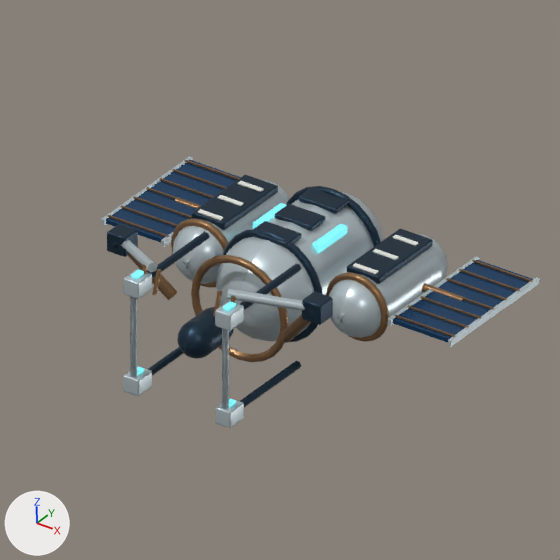
One commit to the Blender file space-battleship/art_sources/orbital/equipment.blend: the scene before it, then after it.
Camera for both pictures: the file's camera 'StudioCamera'. Every picture has the same lights, and +X, +Y and +Z are marked at lower left. The older version comes first.

In view in the first picture: 'AnimatedHardware', 'StaticHull'.
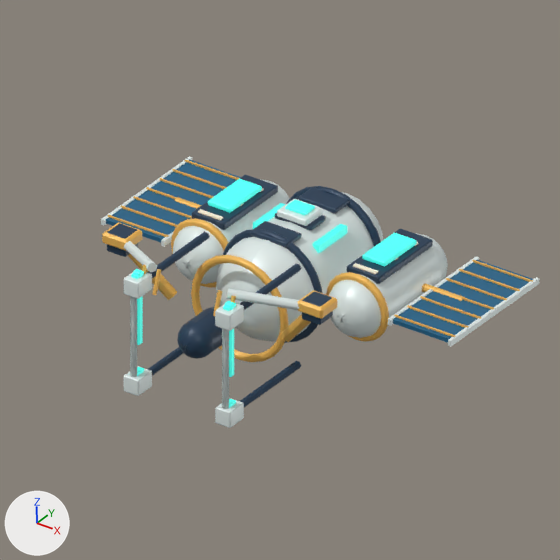
Where the change shows, as pixel boxes (x1, y1, x2, y2) in the pictures (560 x 560 px):
'StaticHull', recoloured, surface changed, reshaped (lighter): (101, 156, 539, 428) in both
'AnimatedHardware', recoloured, surface changed, reshaped: before (107, 224, 333, 342); after (102, 222, 337, 342)
part 1 of me_mesh_0_001, added: after (133, 269, 143, 345)
part 2 of me_mesh_0_001, added (cyan): after (208, 178, 262, 213)
part 3 of me_mesh_0_001, added: after (225, 301, 234, 377)
part 4 of me_mesh_0_001, added (cyan): after (363, 232, 416, 267)
part 5 of me_mesh_0_001, added: after (277, 199, 323, 226)
part 6 of me_mesh_0_001, added: after (285, 200, 315, 215)
part 7 of me_mesh_43_001, added (orange): after (102, 222, 142, 251)
part 8 of me_mesh_43_001, added (orange): after (298, 290, 337, 319)

Patch to the scene script:
```diff
--- a/space-battleship/art_sources/orbital/equipment.blend.py
+++ b/space-battleship/art_sources/orbital/equipment.blend.py
@@ mat_01_ceramic_titanium @@
 mat_01_ceramic_titanium = principled_material('01 Ceramic titanium')
-mat_01_ceramic_titanium.base_color = (0.533, 0.617, 0.651)  # light grey #c1ced3
-mat_01_ceramic_titanium.metallic = 0.48
-mat_01_ceramic_titanium.roughness = 0.32
+mat_01_ceramic_titanium.base_color = (0.791, 0.88, 0.863)  # white #e6f1ef
+mat_01_ceramic_titanium.metallic = 0.12
+mat_01_ceramic_titanium.roughness = 0.42
@@ mat_02_structural_graphite @@
 mat_02_structural_graphite.base_color = (0.0168, 0.0409, 0.0704)  # dark blue #23394b
-mat_02_structural_graphite.metallic = 0.72
+mat_02_structural_graphite.metallic = 0.12
 mat_02_structural_graphite.roughness = 0.39
@@ mat_03_copper_thermal_hardware @@
 mat_03_copper_thermal_hardware = principled_material('03 Copper thermal hardware')
-mat_03_copper_thermal_hardware.base_color = (0.319, 0.178, 0.0844)  # brown #997552
-mat_03_copper_thermal_hardware.metallic = 0.75
+mat_03_copper_thermal_hardware.base_color = (0.905, 0.497, 0.0976)  # orange #f4bb58
+mat_03_copper_thermal_hardware.metallic = 0.12
 mat_03_copper_thermal_hardware.roughness = 0.3
@@ mat_04_photovoltaic_glass @@
 mat_04_photovoltaic_glass = principled_material('04 Photovoltaic glass')
-mat_04_photovoltaic_glass.base_color = (0.00857, 0.0666, 0.175)  # dark blue #174974
-mat_04_photovoltaic_glass.metallic = 0.65
+mat_04_photovoltaic_glass.base_color = (0.016, 0.147, 0.292)  # blue #226b93
+mat_04_photovoltaic_glass.metallic = 0.25
 mat_04_photovoltaic_glass.roughness = 0.26
@@ mat_05_cyan_navigation_glass @@
 mat_05_cyan_navigation_glass = principled_material('05 Cyan navigation glass')
-mat_05_cyan_navigation_glass.base_color = (0.156, 0.716, 0.799)  # cyan #6edce7
+mat_05_cyan_navigation_glass.base_color = (0.0595, 0.823, 0.708)  # cyan #45eadb
 mat_05_cyan_navigation_glass.metallic = 0.25
 mat_05_cyan_navigation_glass.roughness = 0.24
-mat_05_cyan_navigation_glass.emission_color = (0.156, 0.716, 0.799)  # cyan #6edce7
-mat_05_cyan_navigation_glass.emission_strength = 0.8
+mat_05_cyan_navigation_glass.emission_color = (0.0595, 0.823, 0.708)  # cyan #45eadb
+mat_05_cyan_navigation_glass.emission_strength = 0.55
@@ mat_06_service_markings @@
 mat_06_service_markings.metallic = 0.18
-mat_06_service_markings.roughness = 0.46
+mat_06_service_markings.roughness = 0.42
@@ me_mesh_0_001 @@
 # used by ob_statichull; parent = ob_facility; location = (0.0, 0.5, 0.0); rotation_euler = (1.571, 0.0, 0.0), in degrees (90, 0, 0)
-me_mesh_0_001.from_pydata(...)  # 7967 vertices, 9734 faces; spans x -3.05..3.05, y -0.93..0.98, z -1.6..3.08
+me_mesh_0_001.from_pydata(...)  # 8111 vertices, 9890 faces; spans x -3.05..3.05, y -0.93..1.02, z -1.6..3.08
+# me_mesh_0_001 part 1: a new loose piece of 24 vertices spanning x -0.86..-0.74, y -0.18..1.02, z 2.85..2.95, in mat_05_cyan_navigation_glass (cyan #45eadb, glowing cyan #45eadb)
+# me_mesh_0_001 part 2: a new loose piece of 24 vertices spanning x -1.55..-1.15, y 0.53..0.61, z -0.7..0.1, in mat_05_cyan_navigation_glass (cyan #45eadb, glowing cyan #45eadb)
+# me_mesh_0_001 part 3: a new loose piece of 24 vertices spanning x 0.74..0.86, y -0.18..1.02, z 2.85..2.95, in mat_05_cyan_navigation_glass (cyan #45eadb, glowing cyan #45eadb)
+# me_mesh_0_001 part 4: a new loose piece of 24 vertices spanning x 1.15..1.55, y 0.53..0.61, z -0.7..0.1, in mat_05_cyan_navigation_glass (cyan #45eadb, glowing cyan #45eadb)
+# me_mesh_0_001 part 5: a new loose piece of 24 vertices spanning x -0.26..0.26, y 0.82..0.94, z -0.22..0.22, in mat_01_ceramic_titanium (white #e6f1ef)
+# me_mesh_0_001 part 6: a new loose piece of 24 vertices spanning x -0.17..0.17, y 0.94..0.98, z -0.13..0.12, in mat_05_cyan_navigation_glass (cyan #45eadb, glowing cyan #45eadb)
 me_mesh_0_001.materials.append(mat_01_ceramic_titanium)
@@ me_mesh_43_001 @@
 # used by ob_animatedhardware; parent = ob_motion; location = (-1.35, -0.125, 0.4); rotation_euler = (-0.231, 0.719, 3.142), in degrees (-13, 41, 180)
-me_mesh_43_001.from_pydata(...)  # 2468 vertices, 3244 faces; spans x -2.78..0.22, y -0.2..1.27, z -1.92..0.79
+me_mesh_43_001.from_pydata(...)  # 2516 vertices, 3296 faces; spans x -2.81..0.22, y -0.25..1.27, z -1.92..0.82
+# me_mesh_43_001 part 7: a new loose piece of 24 vertices spanning x -0.25..0.17, y -0.25..0.23, z 0.36..0.82, in mat_03_copper_thermal_hardware (orange #f4bb58)
+# me_mesh_43_001 part 8: a new loose piece of 24 vertices spanning x -2.81..-2.39, y 0.26..0.75, z -1.82..-1.36, in mat_03_copper_thermal_hardware (orange #f4bb58)
 me_mesh_43_001.materials.append(mat_03_copper_thermal_hardware)
```
